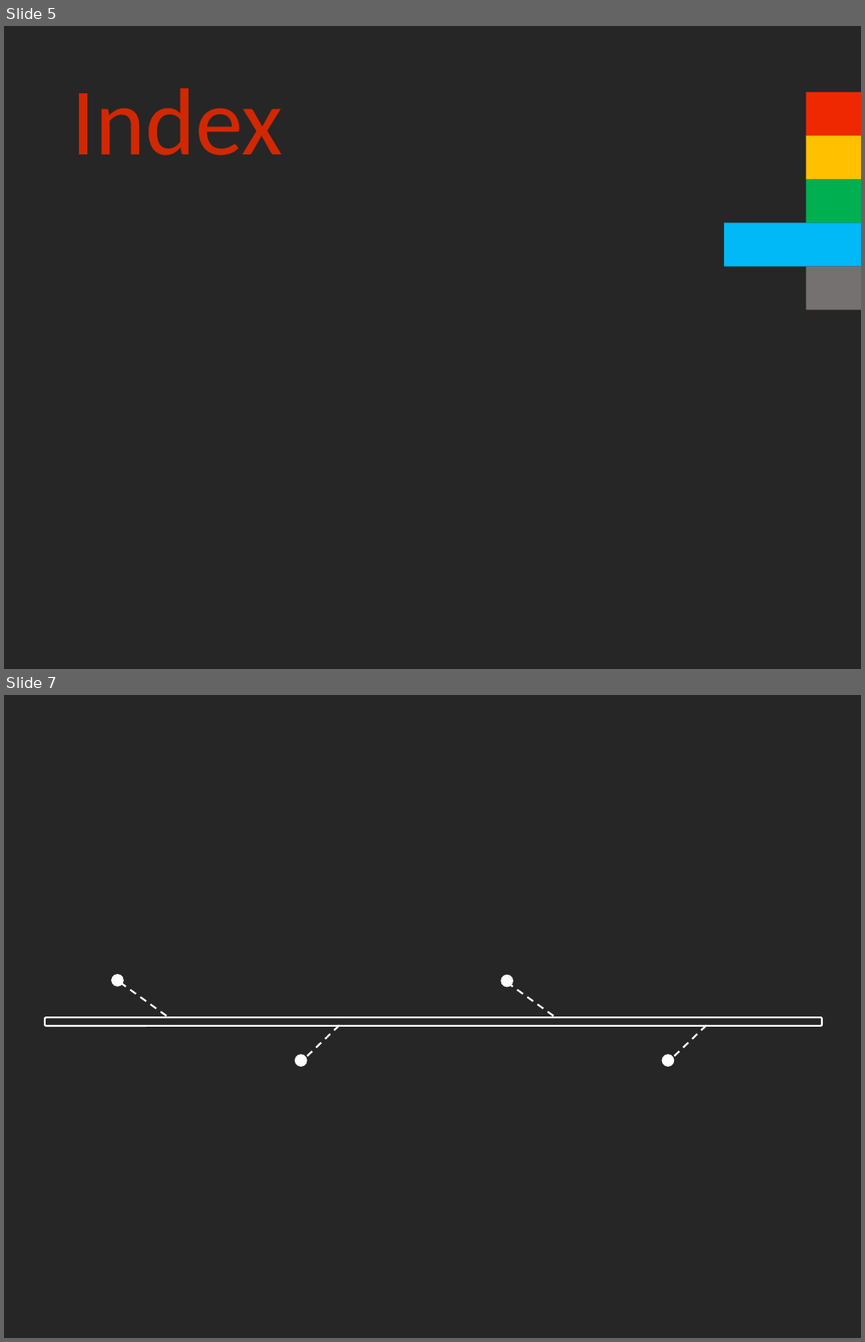
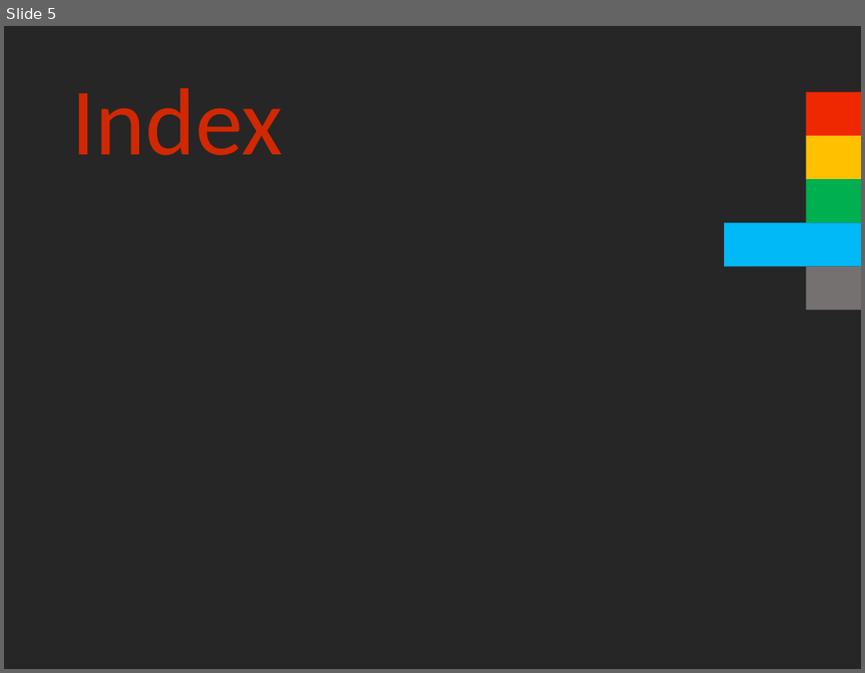
Before and after one commit to cmTEJAVA/Satellite, a slide deck: 발표자료/API 텀프로젝트 발표자료.pptx. Shown one above the other, each under a label of ours: slides 5 and 7 before the commit, slide 5 after it; the slides between them are not shown. The pictures are 865x1342 and 865x673 pixels, drawn with LibreOffice and Linux fonts; fonts in the diff are those of the drawing. Boxes give left, top, right and bottom in pixels: in the first picture for what was removed or moved away, otherwise in the second. Text is boxed around its words. In the diff, an @@ line names an element or a change of style, - is before the commit and + after.

```diff
--- a/발표자료/API 텀프로젝트 발표자료.pptx
+++ b/발표자료/API 텀프로젝트 발표자료.pptx
@@ slide 7 removed at (4, 695, 861, 1338), background #262626 @@
@@ ellipse removed at (111, 975, 124, 987) @@
@@ ellipse removed at (501, 975, 514, 987) @@
@@ line removed from (120, 982) to (169, 1017) @@
@@ line removed from (507, 982) to (556, 1017) @@
@@ rounded rectangle removed at (45, 1017, 823, 1026) @@
@@ line removed from (339, 1025) to (307, 1055) @@
@@ line removed from (707, 1025) to (674, 1055) @@
@@ ellipse removed at (295, 1054, 307, 1066) @@
@@ ellipse removed at (662, 1054, 675, 1066) @@
```
Also in this commit, not shown: 4 slides changed, 1 slide added, 6 other files.
